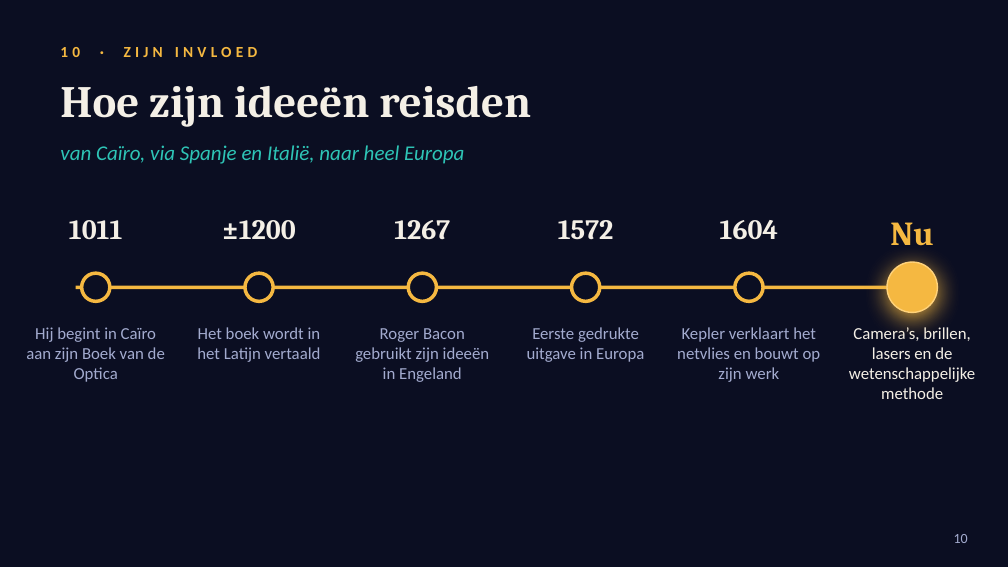
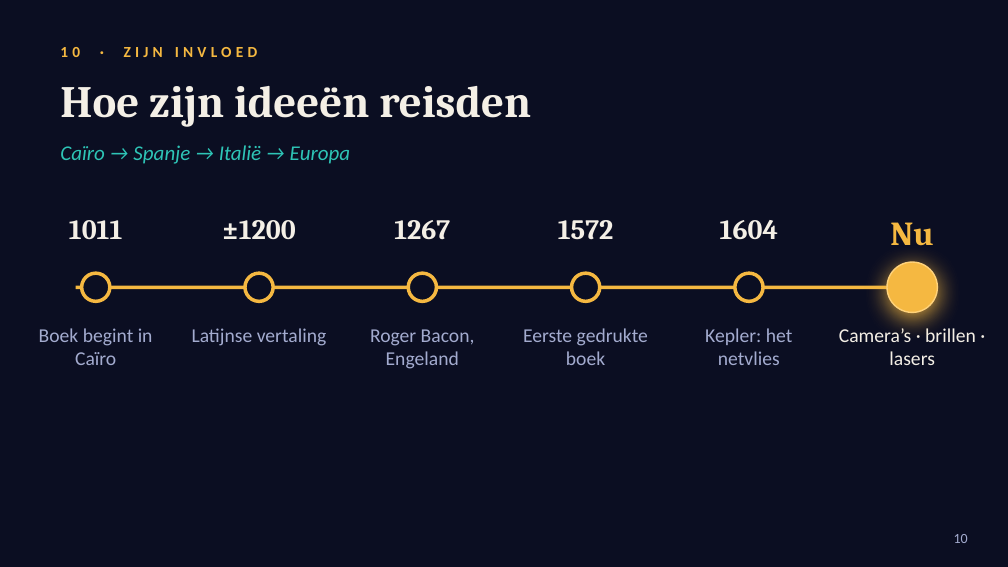
Before and after one commit to riseecom911-sketch/claudemaxxxxxxx, a slide deck: slide 10 of output/Ibn_al-Haytham_animated.pptx. Drawn at 1008x567 pixels with LibreOffice and Linux fonts; fonts in the diff are those of the drawing; background and template pictures are left out. Boxes give left, top, right and bottom in pixels: in the first picture for what was removed or moved away, otherwise in the second. Text is boxed around its words. In the diff, an @@ line names an element or a change of style, - is before the commit and + after.

```diff
--- a/output/Ibn_al-Haytham_animated.pptx
+++ b/output/Ibn_al-Haytham_animated.pptx
@@ text at (60, 145, 350, 164): text changed @@
-van Caïro, via Spanje en Italië, naar heel Europa
+Caïro → Spanje → Italië → Europa
@@ text at (39, 328, 153, 365): text changed; size 12 to 14 pt @@
-Hij begint in Caïro aan zijn Boek van de Optica
+Boek begint in Caïro
@@ text at (192, 328, 327, 346): text changed; size 12 to 14 pt @@
-Het boek wordt in het Latijn vertaald
+Latijnse vertaling
@@ text at (370, 329, 475, 369): text changed; size 12 to 14 pt @@
-Roger Bacon gebruikt zijn ideeën in Engeland
+Roger Bacon, Engeland
@@ text at (523, 328, 648, 365): text changed; size 12 to 14 pt @@
-Eerste gedrukte uitgave in Europa
+Eerste gedrukte boek
@@ text at (705, 328, 793, 365): text changed; size 12 to 14 pt @@
-Kepler verklaart het netvlies en bouwt op zijn werk
+Kepler: het netvlies
@@ text at (839, 325, 976, 365): text changed; size 12 to 14 pt @@
-Camera’s, brillen, lasers en de wetenschappelijke methode
+Camera’s · brillen · lasers
```
Also in this commit, not shown: 13 other slides changed.
